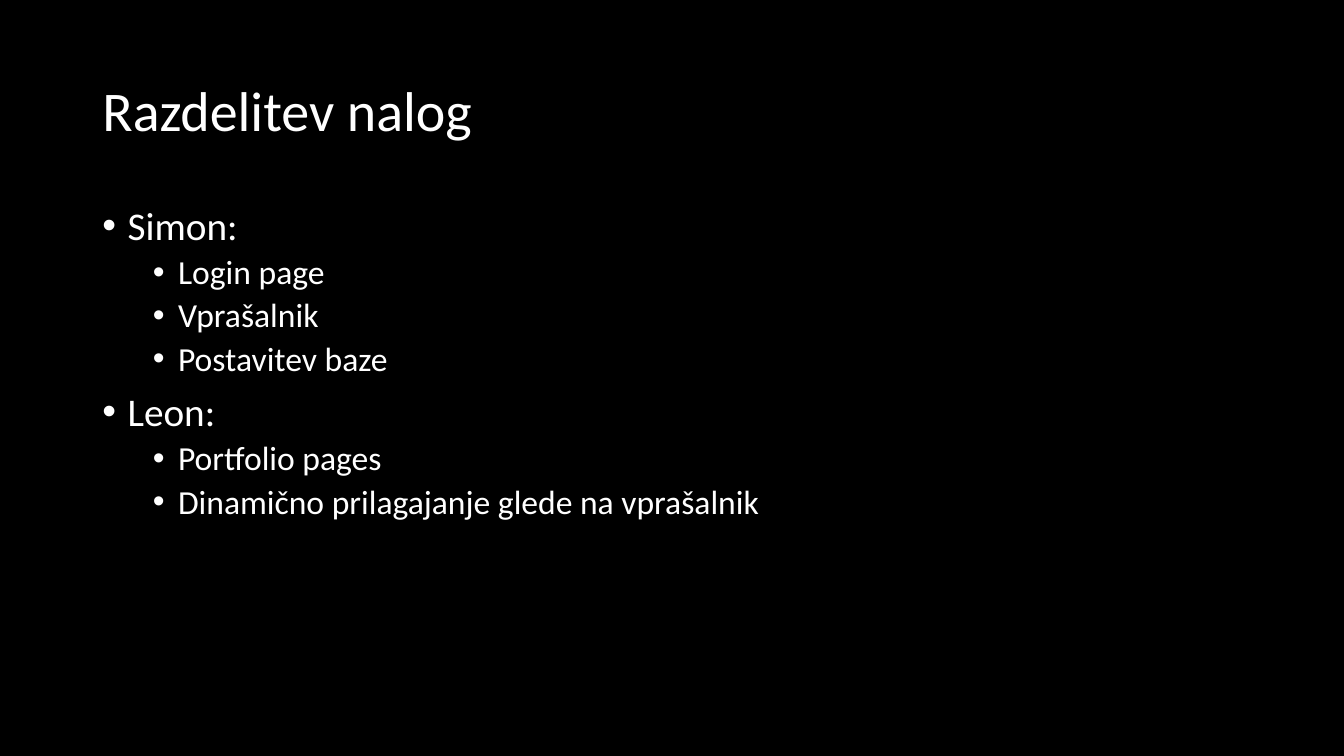
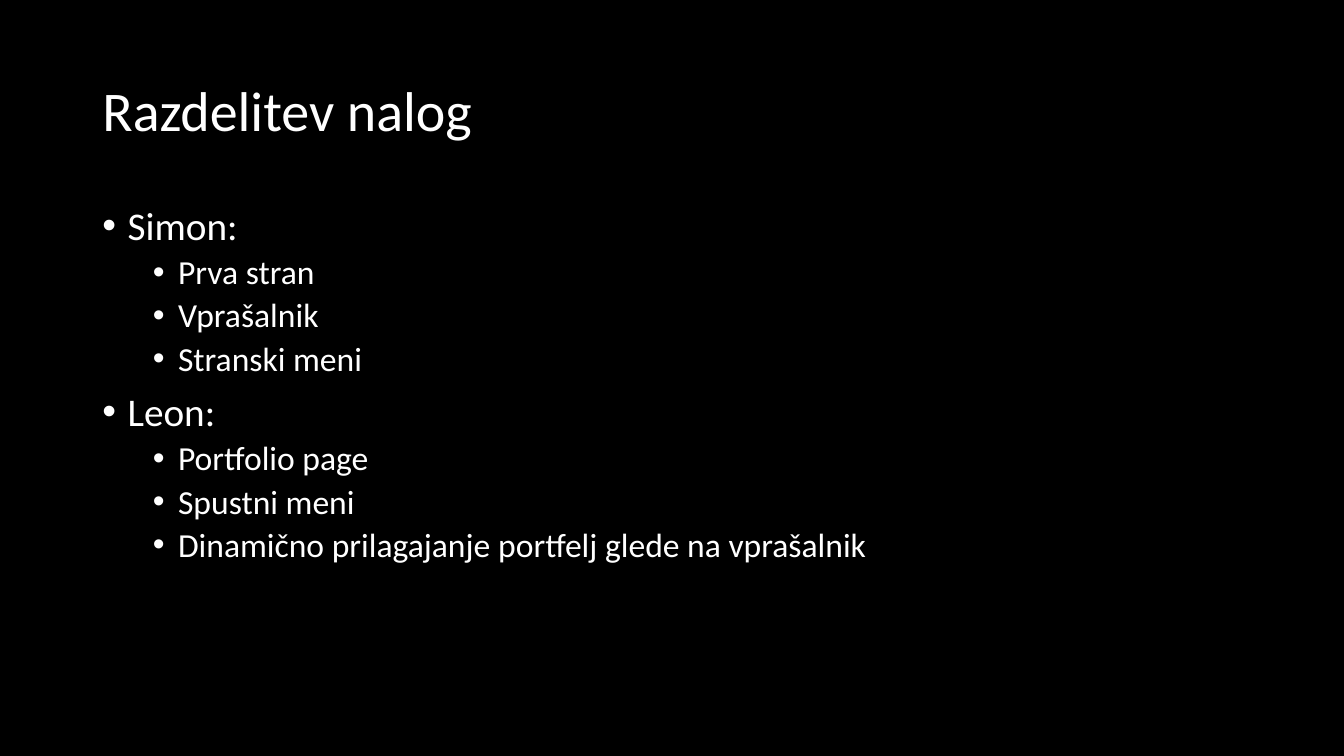
Before and after one commit to Leon-0-0-7/projekt_TNUV, a slide deck: slide 16 of Predstavitev-v1.2.pptx (slide 15 before the commit). Drawn at 1344x756 pixels with LibreOffice and Linux fonts; fonts in the diff are those of the drawing. Boxes give left, top, right and bottom in pixels: in the first picture for what was removed or moved away, otherwise in the second. Text is boxed around its words. In the diff, an @@ line names an element or a change of style, - is before the commit and + after.

```diff
--- a/Predstavitev-v1.2.pptx
+++ b/Predstavitev-v1.2.pptx
@@ text at (178,262,315,285): text changed @@
-  • Login page
+  • Prva stran
@@ text at (178,347,362,372): text changed @@
-  • Postavitev baze
+  • Stranski meni
@@ text at (178,446,866,563): text changed @@
-  • Portfolio pages
-  • Dinamično prilagajanje glede na vprašalnik
+  • Portfolio page
+  • Spustni meni
+  • Dinamično prilagajanje portfelj glede na vprašalnik
```
Also in this commit, not shown: 1 other slide changed, 2 slides added, 1 slide removed.
